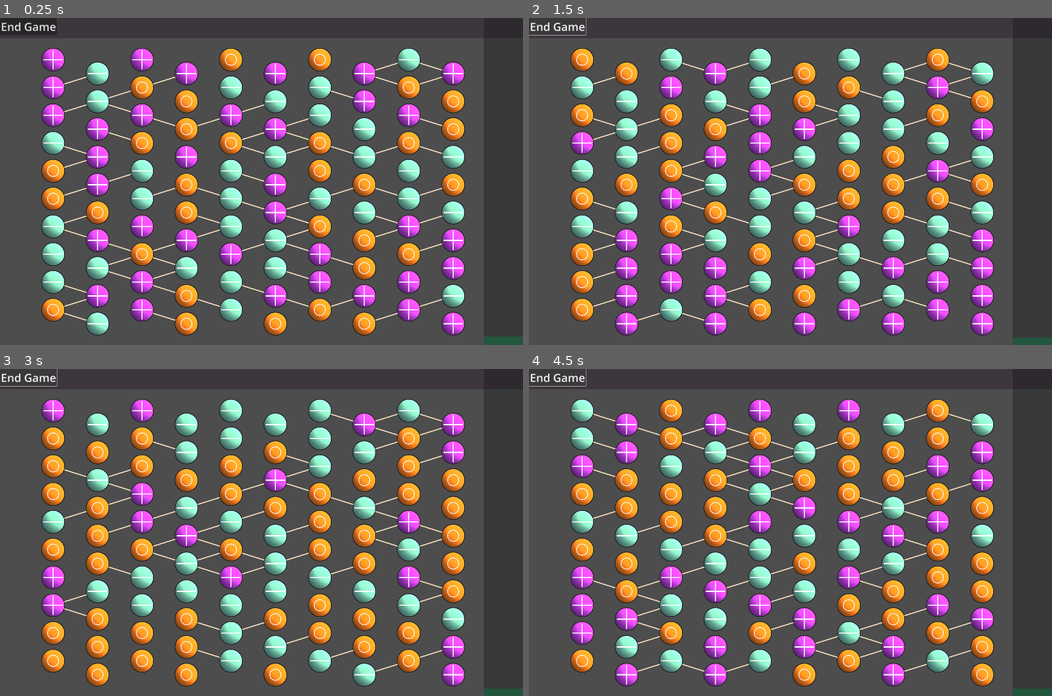
Above: before the commit, frames 1-4 (two rows, left to right).
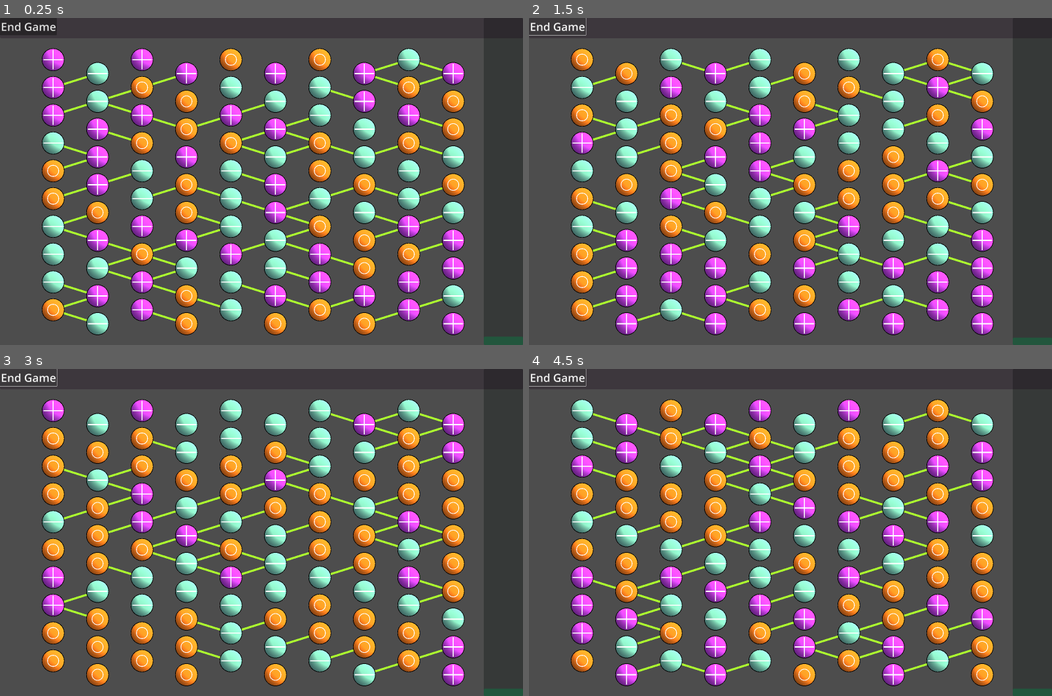
Above: after the commit, the same moments.

Repository: AKKamath/orb-game
Game: Godot game, scene res://main.tscn
Same seed, same stepped clock (60 frames per second), same inputs: the game is played once before the commit and once after it.
Inputs:
- Up to frame 1 (0.25 s): no input
- Up to frame 2 (1.5 s): click "End Game" at 0.5 s; click "Start Game" at 1.25 s
- Up to frame 3 (3 s): click "End Game" at 2 s; click "Start Game" at 2.75 s
- Up to frame 4 (4.5 s): click "End Game" at 3.5 s; click "Start Game" at 4.25 s

The runs differ from the first frame. In frame 1, 6.4% of the frame differs, in the area x 7-89%, y 9-98%; in frame 2, 6.0%; in frame 3, 5.9%; in frame 4, 6.1%.

Commit message:
Make light a child of the orb, and remove gap between orb and outline

Diff:
--- a/orb.gd
+++ b/orb.gd
@@ -31,8 +31,8 @@
 			line.hide()
 			line.add_point(Vector2.ZERO)
 			line.add_point(orb.dest - dest)
-			line.set_default_color(Color.BISQUE)
-			line.set_width(5)
+			line.set_default_color(Color.GREEN_YELLOW)
+			line.set_width(10)
 			line.z_index = -2
 			line.set_light_mask(9)
 			add_child(line)
@@ -69,10 +69,6 @@
 	$CollisionShape2D.shape.radius = radius
 	$MeshInstance2D.scale.x = radius * 2 * 0.8
 	$MeshInstance2D.scale.y = radius * 2 * 0.8
-	$PointLight2D.scale.x = radius * 2 * 0.8 / 64
-	$PointLight2D.scale.y = radius * 2 * 0.8 / 64
-	$PointLight2D2.scale.x = radius * 2 * 0.8 / 64
-	$PointLight2D2.scale.y = radius * 2 * 0.8 / 64
 
 	'''
 	if burned:
@@ -103,7 +99,7 @@
 	if highlighted:
 		draw_circle(Vector2.ZERO, radius * 0.8, TYPE_COLOR[type].darkened(-0.7), false, radius * 0.1)
 	else:
-		draw_circle(Vector2.ZERO, radius * 0.8 + 2, Color.BLACK, false, 2)
+		draw_circle(Vector2.ZERO, radius * 0.8, Color.BLACK, false, 3)
 
 	if burned:
 		$MeshInstance2D.texture.gradient.set_color(0, TYPE_COLOR[type].darkened(0.6))
--- a/orb.tscn
+++ b/orb.tscn
@@ -4,6 +4,19 @@
 
 [sub_resource type="CircleShape2D" id="CircleShape2D_x4aft"]
 radius = 15.0
+
+[sub_resource type="SphereMesh" id="SphereMesh_bl1t7"]
+
+[sub_resource type="Gradient" id="Gradient_pv2ln"]
+resource_local_to_scene = true
+offsets = PackedFloat32Array(1)
+colors = PackedColorArray(1, 1, 0.427451, 0.686275)
+
+[sub_resource type="GradientTexture2D" id="GradientTexture2D_wxqe8"]
+resource_local_to_scene = true
+gradient = SubResource("Gradient_pv2ln")
+fill = 1
+fill_from = Vector2(0.915138, 0.0733945)
 
 [sub_resource type="Gradient" id="Gradient_3tnbf"]
 offsets = PackedFloat32Array(0.522727, 1)
@@ -24,19 +37,6 @@
 fill = 1
 fill_from = Vector2(0, 1)
 
-[sub_resource type="SphereMesh" id="SphereMesh_bl1t7"]
-
-[sub_resource type="Gradient" id="Gradient_pv2ln"]
-resource_local_to_scene = true
-offsets = PackedFloat32Array(1)
-colors = PackedColorArray(1, 1, 0.427451, 0.686275)
-
-[sub_resource type="GradientTexture2D" id="GradientTexture2D_wxqe8"]
-resource_local_to_scene = true
-gradient = SubResource("Gradient_pv2ln")
-fill = 1
-fill_from = Vector2(0.915138, 0.0733945)
-
 [node name="orb" type="Area2D"]
 position = Vector2(252, 134)
 script = ExtResource("1_68io8")
@@ -47,15 +47,6 @@
 
 [node name="VisibleOnScreenEnabler2D" type="VisibleOnScreenEnabler2D" parent="."]
 
-[node name="PointLight2D" type="PointLight2D" parent="."]
-range_item_cull_mask = 256
-texture = SubResource("GradientTexture2D_7thgw")
-
-[node name="PointLight2D2" type="PointLight2D" parent="."]
-blend_mode = 1
-range_item_cull_mask = 256
-texture = SubResource("GradientTexture2D_yhwu5")
-
 [node name="MeshInstance2D" type="MeshInstance2D" parent="."]
 light_mask = 257
 z_index = -1
@@ -63,6 +54,17 @@
 mesh = SubResource("SphereMesh_bl1t7")
 texture = SubResource("GradientTexture2D_wxqe8")
 
+[node name="PointLight2D" type="PointLight2D" parent="MeshInstance2D"]
+scale = Vector2(0.015625, 0.015625)
+range_item_cull_mask = 256
+texture = SubResource("GradientTexture2D_7thgw")
+
+[node name="PointLight2D2" type="PointLight2D" parent="MeshInstance2D"]
+scale = Vector2(0.015625, 0.015625)
+blend_mode = 1
+range_item_cull_mask = 256
+texture = SubResource("GradientTexture2D_yhwu5")
+
 [connection signal="input_event" from="." to="." method="_on_input_event"]
 [connection signal="mouse_entered" from="." to="." method="_on_mouse_entered"]
 [connection signal="mouse_exited" from="." to="." method="_on_mouse_exited"]
